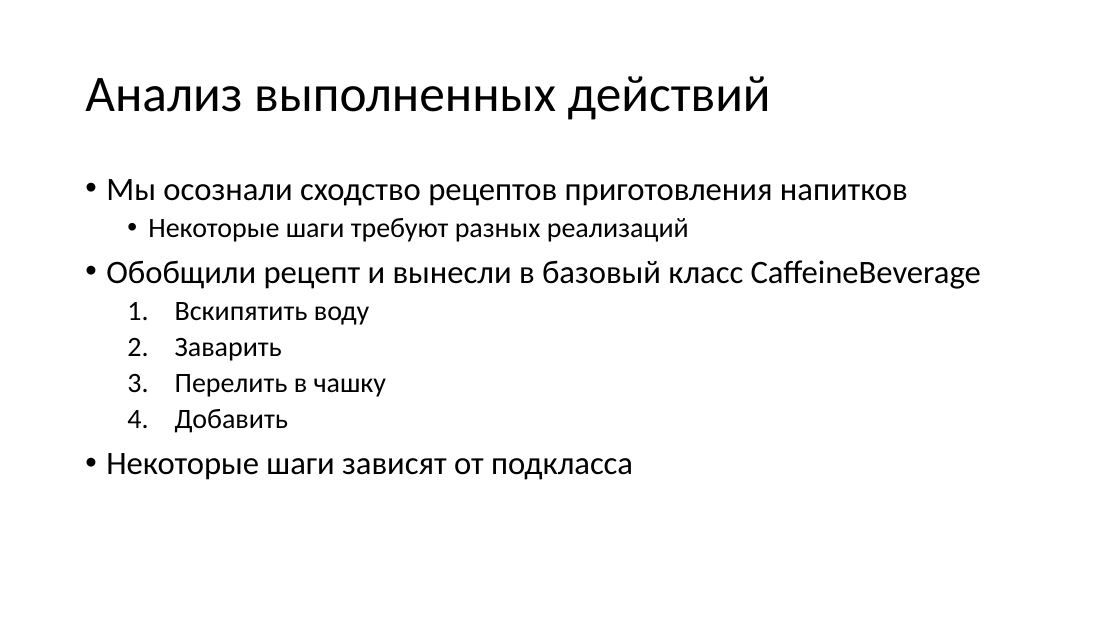
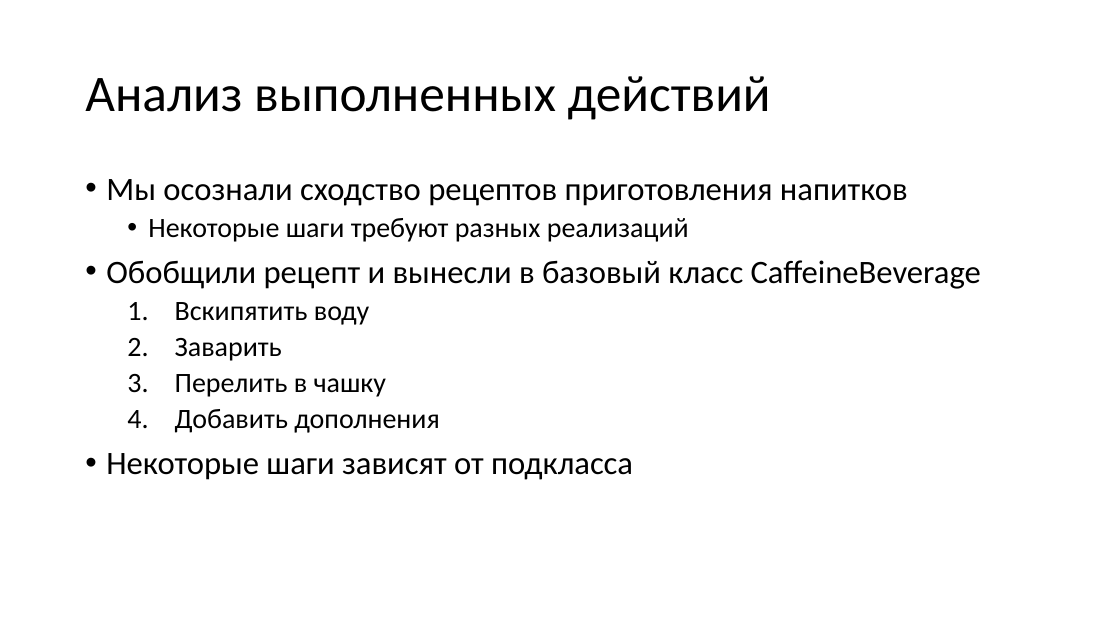
Before and after one commit to alexey-malov/ood, a slide deck: slide 13 of lectures/08.template-method/template-method.pptx. Drawn at 1120x630 pixels with LibreOffice and Linux fonts; fonts in the diff are those of the drawing. Boxes give left, top, right and bottom in pixels: in the first picture for what was removed or moved away, otherwise in the second. Text is boxed around its words. In the diff, an @@ line names an element or a change of style, - is before the commit and + after.

```diff
--- a/lectures/08.template-method/template-method.pptx
+++ b/lectures/08.template-method/template-method.pptx
@@ text at box(175, 409, 439, 433): text changed @@
-  4. Добавить
+  4. Добавить дополнения
```
Also in this commit, not shown: 1 slide added, 1 slide removed.
